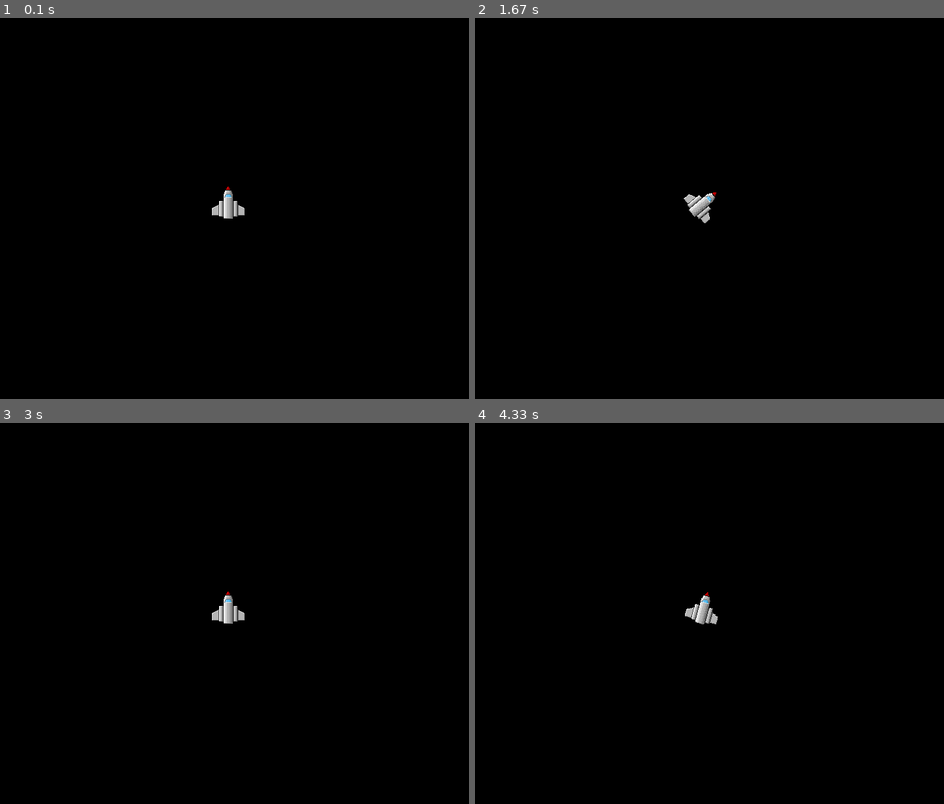
Above: before the commit, frames 1-4 (two rows, left to right).
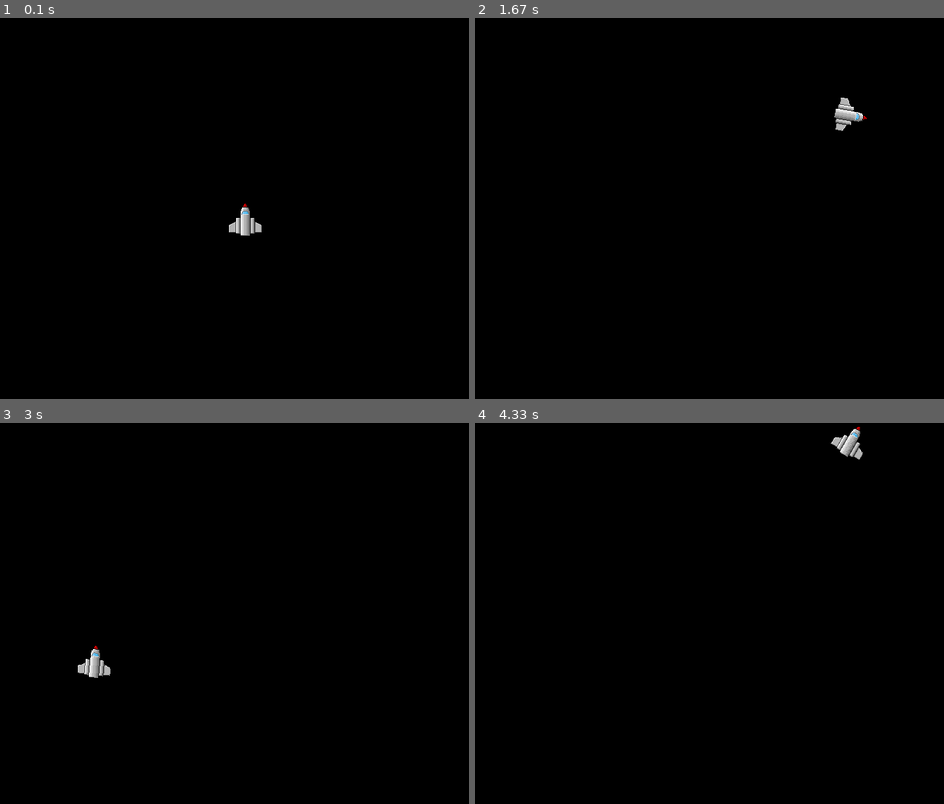
Above: after the commit, the same moments.

Repository: fmoody/pygame_play
Game: pygame game, started from asterclone.py
The game is run twice, just before and just after one commit, with the same random seed, the same clock (stepped at 60 frames per second) and the same inputs.
Inputs:
- Up to frame 1 (0.1 s): no input
- Up to frame 2 (1.67 s): hold Right 0.33-0.8 s; hold Up 0.83-1.13 s; hold Right 1.17-1.63 s
- Up to frame 3 (3 s): hold Left 1.67-2.2 s; hold Left 2.23-2.63 s; hold Up from 2.67 s (still down)
- Up to frame 4 (4.33 s): release Up at 3.03 s; hold Right 3.07-3.7 s; hold Left 3.73-4.2 s; hold Right from 4.23 s (still down)

The runs differ from the first frame. In frame 1, 0.6% of the frame differs, in the area x 45-56%, y 44-58%; in frame 2, 0.6%; in frame 3, 0.6%, in the area x 16-53%, y 44-67%; in frame 4, 0.6%.

Commit message:
Moved some player ship code into its own class and made the ship moveable.  Needs a going over to make some of the structure more sane.

Diff:
--- a/asterclone.py
+++ b/asterclone.py
@@ -1,24 +1,55 @@
-import sys,pygame
+import sys,math,pygame
+
+class Ship:
+    def __init__(self, position):
+        self.x=position[0]
+        self.y=position[1]
+        self.dx = 0
+        self.dy = 0
+        self.direction = 90
+        self.acceleration = 1
+        self.turn_speed = 5
+        self.ship_image = pygame.transform.rotate(pygame.image.load("shuttle.png").convert_alpha(),270)
+
+    def draw(self,surface):
+        self.x += self.dx
+        self.y += self.dy
+        if self.x > 800: self.x = 0
+        elif self.x < 0: self.x = 800
+        if self.y > 600: self.y = 0
+        elif self.y < 0: self.y = 600
+        angled_shuttle = pygame.transform.rotate(self.ship_image,self.direction)
+        angled_shuttlerect = angled_shuttle.get_rect()
+        angled_shuttlerect.x = self.x
+        angled_shuttlerect.y = self.y
+        surface.blit(angled_shuttle,angled_shuttlerect)
+
+    def rotate_right(self):
+        self.direction = (self.direction-self.turn_speed)%360
+
+    def rotate_left(self):
+        self.direction = (self.direction+self.turn_speed)%360
+
+    def accelerate(self):
+        self.dx += self.acceleration*math.cos(math.radians(self.direction))
+        self.dy += -1*self.acceleration*math.sin(math.radians(self.direction))
 
 class asterclone:
-
-    size = width, height = 800, 600
-    flags = 0
-
-    clock = pygame.time.Clock()
-
-    direction = 0
-
-    turn_speed = 5
 
     def startup(self):
         pygame.init()
 
+        self.size = 800, 600
+        self.flags = 0
+
         self.screen = pygame.display.set_mode(self.size,self.flags)
         self.screenrect = self.screen.get_rect()
 
-        self.shuttle = pygame.image.load("shuttle.png").convert_alpha()
-        pygame.key.set_repeat(100,100)
+        self.player_ship = Ship(self.screenrect.center)
+
+        self.clock = pygame.time.Clock()
+
+        pygame.key.set_repeat(50,50)
 
     def event_loop(self):
         while 1:
@@ -28,15 +59,17 @@
                     if event.key == pygame.K_q or event.key == pygame.K_ESCAPE: sys.exit()
                 elif event.type == pygame.KEYDOWN:
                     if event.key == pygame.K_RIGHT:
-                        self.direction = (self.direction-self.turn_speed)%360
+                        self.player_ship.rotate_right()
                     elif event.key == pygame.K_LEFT:
-                        self.direction = (self.direction+self.turn_speed)%360
+                        self.player_ship.rotate_left()
+                    elif event.key == pygame.K_UP:
+                        self.player_ship.accelerate()
+                    # elif event.key == pygame.K_DOWN:
+                        # We don't have a special ability yet.
 
             self.screen.fill([0,0,0])
-            angled_shuttle = pygame.transform.rotate(self.shuttle,self.direction)
-            angled_shuttlerect = angled_shuttle.get_rect()
-            angled_shuttlerect.center = self.screenrect.center
-            self.screen.blit(angled_shuttle,angled_shuttlerect)
+
+            self.player_ship.draw(self.screen)
 
             pygame.display.flip()
 
